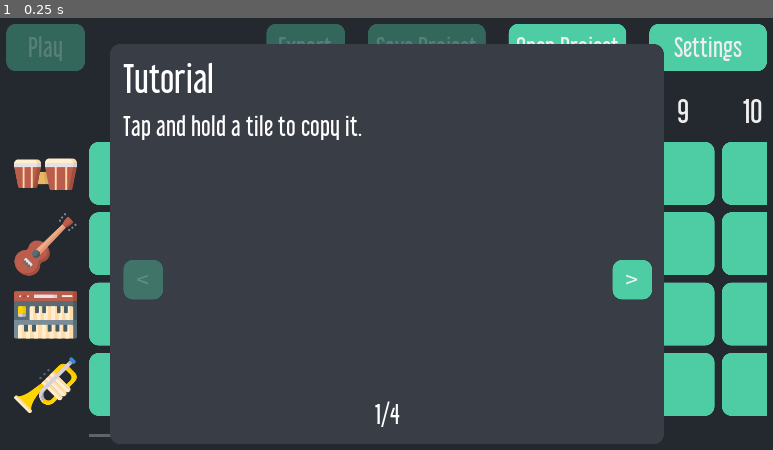
Above: before the commit, frame 1.
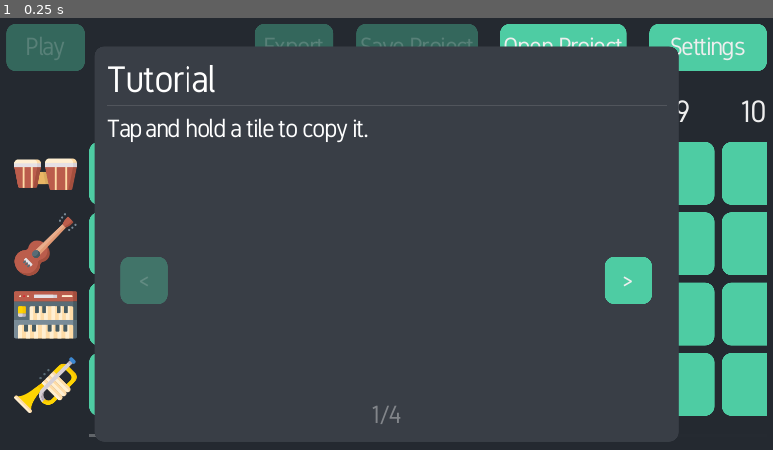
Above: after the commit, the same moment.

Repository: pattlebass/Music-DJ
Game: Godot game, scene res://scenes/main.tscn
Same seed, same stepped clock (60 frames per second), same inputs: the game is played once before the commit and once after it. Video files are missing from this copy of the repository; at most half a second of black plays in their place.
Inputs:
- Up to frame 1 (0.25 s): no input

The runs differ from the first frame. In frame 1, 5.5% of the frame differs, in the area x 3-99%, y 1-97%.
Error before the commit: Attempt to call function 'getAPILevel' in base 'null instance' on a null instance. (res://scenes/main.gd:64)

Commit message:
Replace font

Diff:
--- a/assets/themes/dark/dark.tres
+++ b/assets/themes/dark/dark.tres
@@ -1,14 +1,17 @@
-[gd_resource type="Theme" load_steps=35 format=2]
-
-[ext_resource path="res://assets/fonts/libel-suit-rg.ttf" type="DynamicFontData" id=1]
+[gd_resource type="Theme" load_steps=36 format=2]
+
 [ext_resource path="res://assets/themes/dark/radio_uncheck.png" type="Texture" id=2]
 [ext_resource path="res://assets/themes/dark/radio_check.png" type="Texture" id=3]
+[ext_resource path="res://assets/fonts/GidoleFont/Gidole-Regular.ttf" type="DynamicFontData" id=4]
 
 [sub_resource type="DynamicFont" id=1]
 size = 32
-font_data = ExtResource( 1 )
+extra_spacing_char = -2
+font_data = ExtResource( 4 )
 
 [sub_resource type="StyleBoxFlat" id=2]
+content_margin_left = 4.0
+content_margin_right = 4.0
 bg_color = Color( 0.309804, 0.8, 0.639216, 0.380392 )
 border_color = Color( 0.309804, 0.8, 0.639216, 0.380392 )
 corner_radius_top_left = 12
@@ -19,6 +22,8 @@
 [sub_resource type="StyleBoxEmpty" id=3]
 
 [sub_resource type="StyleBoxFlat" id=4]
+content_margin_left = 4.0
+content_margin_right = 4.0
 bg_color = Color( 0.305882, 0.8, 0.639216, 1 )
 border_color = Color( 0.305882, 0.8, 0.639216, 1 )
 corner_radius_top_left = 12
@@ -27,6 +32,8 @@
 corner_radius_bottom_left = 12
 
 [sub_resource type="StyleBoxFlat" id=5]
+content_margin_left = 4.0
+content_margin_right = 4.0
 bg_color = Color( 0.501961, 0.996078, 0.835294, 1 )
 border_color = Color( 0.423529, 0.917647, 0.756863, 1 )
 corner_radius_top_left = 12
@@ -53,7 +60,8 @@
 
 [sub_resource type="DynamicFont" id=11]
 size = 40
-font_data = ExtResource( 1 )
+extra_spacing_char = -2
+font_data = ExtResource( 4 )
 
 [sub_resource type="StyleBoxFlat" id=12]
 bg_color = Color( 0.223529, 0.243137, 0.27451, 1 )
@@ -62,15 +70,17 @@
 
 [sub_resource type="DynamicFont" id=14]
 size = 48
-font_data = ExtResource( 1 )
+extra_spacing_char = -2
+font_data = ExtResource( 4 )
 
 [sub_resource type="DynamicFont" id=28]
 size = 32
-font_data = ExtResource( 1 )
+extra_spacing_char = -2
+font_data = ExtResource( 4 )
 
 [sub_resource type="DynamicFont" id=15]
 size = 32
-font_data = ExtResource( 1 )
+font_data = ExtResource( 4 )
 
 [sub_resource type="StyleBoxEmpty" id=16]
 
@@ -81,7 +91,8 @@
 
 [sub_resource type="DynamicFont" id=27]
 size = 40
-font_data = ExtResource( 1 )
+extra_spacing_char = -2
+font_data = ExtResource( 4 )
 
 [sub_resource type="StyleBoxEmpty" id=29]
 
@@ -118,9 +129,15 @@
 
 [sub_resource type="DynamicFont" id=23]
 size = 32
-font_data = ExtResource( 1 )
+extra_spacing_char = -2
+font_data = ExtResource( 4 )
 
 [sub_resource type="StyleBoxEmpty" id=31]
+
+[sub_resource type="DynamicFont" id=33]
+size = 20
+extra_spacing_char = -2
+font_data = ExtResource( 4 )
 
 [sub_resource type="StyleBoxLine" id=24]
 color = Color( 1, 1, 1, 0.270588 )
@@ -264,6 +281,8 @@
 RichTextLabel/styles/normal = null
 ShadowPanel/base_type = "Panel"
 ShadowPanel/styles/panel = SubResource( 31 )
+Text/base_type = "Label"
+Text/fonts/font = SubResource( 33 )
 Tile/colors/Chorus = Color( 1, 0.501961, 1, 1 )
 Tile/colors/Introduction = Color( 0.67451, 0.843137, 1, 1 )
 Tile/colors/Solo = Color( 1, 0.890196, 0.709804, 1 )
--- a/assets/themes/white/white.tres
+++ b/assets/themes/white/white.tres
@@ -1,14 +1,17 @@
-[gd_resource type="Theme" load_steps=40 format=2]
-
-[ext_resource path="res://assets/fonts/libel-suit-rg.ttf" type="DynamicFontData" id=1]
+[gd_resource type="Theme" load_steps=41 format=2]
+
+[ext_resource path="res://assets/fonts/GidoleFont/Gidole-Regular.ttf" type="DynamicFontData" id=1]
 [ext_resource path="res://assets/themes/white/radio_check.png" type="Texture" id=2]
 [ext_resource path="res://assets/themes/white/radio_uncheck.png" type="Texture" id=3]
 
 [sub_resource type="DynamicFont" id=1]
 size = 32
+extra_spacing_char = -2
 font_data = ExtResource( 1 )
 
 [sub_resource type="StyleBoxFlat" id=2]
+content_margin_left = 4.0
+content_margin_right = 4.0
 bg_color = Color( 0.8, 0.8, 0.8, 0.380392 )
 border_color = Color( 0.309804, 0.8, 0.639216, 0.380392 )
 corner_radius_top_left = 12
@@ -19,6 +22,8 @@
 [sub_resource type="StyleBoxEmpty" id=3]
 
 [sub_resource type="StyleBoxFlat" id=4]
+content_margin_left = 4.0
+content_margin_right = 4.0
 bg_color = Color( 0.305882, 0.8, 0.639216, 1 )
 border_color = Color( 0.305882, 0.8, 0.639216, 1 )
 corner_radius_top_left = 12
@@ -27,6 +32,8 @@
 corner_radius_bottom_left = 12
 
 [sub_resource type="StyleBoxFlat" id=5]
+content_margin_left = 4.0
+content_margin_right = 4.0
 bg_color = Color( 0.501961, 0.996078, 0.835294, 1 )
 border_color = Color( 0.423529, 0.917647, 0.756863, 1 )
 corner_radius_top_left = 12
@@ -61,6 +68,7 @@
 
 [sub_resource type="DynamicFont" id=13]
 size = 40
+extra_spacing_char = -2
 font_data = ExtResource( 1 )
 
 [sub_resource type="StyleBoxFlat" id=14]
@@ -70,14 +78,17 @@
 
 [sub_resource type="DynamicFont" id=16]
 size = 48
+extra_spacing_char = -2
 font_data = ExtResource( 1 )
 
 [sub_resource type="DynamicFont" id=35]
 size = 32
+extra_spacing_char = -2
 font_data = ExtResource( 1 )
 
 [sub_resource type="DynamicFont" id=17]
 size = 32
+extra_spacing_char = -2
 font_data = ExtResource( 1 )
 
 [sub_resource type="StyleBoxEmpty" id=18]
@@ -89,6 +100,7 @@
 
 [sub_resource type="DynamicFont" id=36]
 size = 40
+extra_spacing_char = -2
 font_data = ExtResource( 1 )
 
 [sub_resource type="StyleBoxEmpty" id=31]
@@ -136,6 +148,7 @@
 
 [sub_resource type="DynamicFont" id=24]
 size = 32
+extra_spacing_char = -2
 font_data = ExtResource( 1 )
 
 [sub_resource type="StyleBoxEmpty" id=25]
@@ -144,6 +157,11 @@
 
 [sub_resource type="StyleBoxFlat" id=7]
 bg_color = Color( 0, 0, 0, 0.321569 )
+
+[sub_resource type="DynamicFont" id=37]
+size = 20
+extra_spacing_char = -2
+font_data = ExtResource( 1 )
 
 [sub_resource type="StyleBoxLine" id=27]
 color = Color( 0, 0, 0, 0.25098 )
@@ -292,6 +310,7 @@
 RichTextLabel/styles/normal = SubResource( 26 )
 ShadowPanel/base_type = "Panel"
 ShadowPanel/styles/panel = SubResource( 7 )
+Text/fonts/font = SubResource( 37 )
 Tile/colors/Chorus = Color( 1, 0.501961, 1, 1 )
 Tile/colors/Introduction = Color( 0.67451, 0.843137, 1, 1 )
 Tile/colors/Solo = Color( 1, 0.890196, 0.709804, 1 )
--- a/scenes/ColumnDialog.gd
+++ b/scenes/ColumnDialog.gd
@@ -41,11 +41,6 @@
 
 
 func about_to_show(dim := true):
-	# Set title
-	var title = "Column " + str(column_no+1)
-	$VBoxContainer/VBoxContainer/Label.text = title
-
-
 	# Make buttons visible
 	if column_no != main.column_index - 1 or main.column_index == 15:
 		$VBoxContainer/HBoxContainer/RemoveButton.disabled = true
--- a/scenes/ConfirmationDialog.tscn
+++ b/scenes/ConfirmationDialog.tscn
@@ -1,13 +1,8 @@
-[gd_scene load_steps=8 format=2]
+[gd_scene load_steps=6 format=2]
 
 [ext_resource path="res://scenes/ConfirmationDialog.gd" type="Script" id=1]
-[ext_resource path="res://assets/fonts/libel-suit-rg.ttf" type="DynamicFontData" id=2]
 
 [sub_resource type="StyleBoxEmpty" id=1]
-
-[sub_resource type="DynamicFont" id=2]
-size = 32
-font_data = ExtResource( 2 )
 
 [sub_resource type="Animation" id=3]
 resource_name = "RESET"
@@ -134,7 +129,6 @@
 margin_right = 436.0
 margin_bottom = 102.0
 rect_min_size = Vector2( 0, 40 )
-custom_fonts/normal_font = SubResource( 2 )
 bbcode_enabled = true
 text = "This file will be deleted."
 fit_content_height = true
--- a/scenes/main.gd
+++ b/scenes/main.gd
@@ -60,8 +60,6 @@
 		dir.make_dir("Exports")
 		dir.make_dir("Projects")
 		Variables.user_dir = "user://saves/"
-
-	print(Engine.get_singleton("AndroidVersionGodot").getAPILevel())
 
 
 func on_theme_changed(new_theme):
--- a/scenes/main.tscn
+++ b/scenes/main.tscn
@@ -7,7 +7,6 @@
 [ext_resource path="res://assets/drum.png" type="Texture" id=5]
 [ext_resource path="res://assets/guitar.png" type="Texture" id=6]
 [ext_resource path="res://assets/themes/dark/dark.tres" type="Theme" id=7]
-[ext_resource path="res://assets/fonts/libel-suit-rg.ttf" type="DynamicFontData" id=8]
 [ext_resource path="res://scenes/SaveDialog.gd" type="Script" id=9]
 [ext_resource path="res://scenes/ProgressDialog.gd" type="Script" id=10]
 [ext_resource path="res://scenes/LoadDialog.gd" type="Script" id=11]
@@ -15,33 +14,14 @@
 [ext_resource path="res://scenes/TutorialDialog.gd" type="Script" id=13]
 [ext_resource path="res://scenes/SettingsDialog.gd" type="Script" id=14]
 [ext_resource path="res://assets/themes/white/column_tear.png" type="Texture" id=15]
+[ext_resource path="res://assets/tutorial/0.webm" type="VideoStream" id=16]
 [ext_resource path="res://scenes/CustomDialog.tscn" type="PackedScene" id=17]
 
 [sub_resource type="StyleBoxEmpty" id=1]
 
-[sub_resource type="DynamicFont" id=2]
-size = 32
-font_data = ExtResource( 8 )
-
-[sub_resource type="DynamicFont" id=3]
-size = 26
-font_data = ExtResource( 8 )
-
-[sub_resource type="DynamicFont" id=4]
-size = 20
-font_data = ExtResource( 8 )
-
 [sub_resource type="StyleBoxEmpty" id=5]
 
 [sub_resource type="StyleBoxEmpty" id=6]
-
-[sub_resource type="StyleBoxEmpty" id=7]
-
-[sub_resource type="StyleBoxEmpty" id=8]
-
-[sub_resource type="DynamicFont" id=9]
-size = 32
-font_data = ExtResource( 8 )
 
 [sub_resource type="Animation" id=16]
 length = 0.001
@@ -361,27 +341,27 @@
 
 [node name="VSeparator" type="VSeparator" parent="HBoxContainer2"]
 margin_left = 130.0
-margin_right = 303.0
+margin_right = 290.0
 margin_bottom = 60.0
 size_flags_horizontal = 3
 custom_styles/separator = SubResource( 1 )
 
 [node name="Export" type="Button" parent="HBoxContainer2"]
-margin_left = 333.0
-margin_right = 433.0
+margin_left = 320.0
+margin_right = 420.0
 margin_bottom = 60.0
 rect_min_size = Vector2( 100, 0 )
 text = "Export"
 
 [node name="SaveProject" type="Button" parent="HBoxContainer2"]
-margin_left = 463.0
-margin_right = 613.0
+margin_left = 450.0
+margin_right = 603.0
 margin_bottom = 60.0
 rect_min_size = Vector2( 150, 0 )
 text = "Save Project"
 
 [node name="OpenProject" type="Button" parent="HBoxContainer2"]
-margin_left = 643.0
+margin_left = 633.0
 margin_right = 793.0
 margin_bottom = 60.0
 rect_min_size = Vector2( 150, 0 )
@@ -516,16 +496,16 @@
 
 [node name="Label" type="Label" parent="SoundDialog/VBoxContainer"]
 margin_right = 340.0
-margin_bottom = 59.0
+margin_bottom = 55.0
 text = "Choose"
 
 [node name="HSeparator" type="HSeparator" parent="SoundDialog/VBoxContainer"]
-margin_top = 63.0
+margin_top = 59.0
 margin_right = 340.0
-margin_bottom = 65.0
+margin_bottom = 61.0
 
 [node name="ScrollContainer" type="ScrollContainer" parent="SoundDialog/VBoxContainer"]
-margin_top = 69.0
+margin_top = 65.0
 margin_right = 340.0
 margin_bottom = 445.0
 size_flags_horizontal = 3
@@ -603,14 +583,13 @@
 
 [node name="Label" type="Label" parent="SaveDialog/VBoxContainer/VBoxContainer"]
 margin_right = 439.0
-margin_bottom = 39.0
-custom_fonts/font = SubResource( 2 )
-text = "Insert dialog"
+margin_bottom = 55.0
+text = "Save as"
 
 [node name="HBoxContainer" type="HBoxContainer" parent="SaveDialog/VBoxContainer/VBoxContainer"]
-margin_top = 69.0
+margin_top = 85.0
 margin_right = 439.0
-margin_bottom = 119.0
+margin_bottom = 135.0
 alignment = 1
 
 [node name="LineEdit" type="LineEdit" parent="SaveDialog/VBoxContainer/VBoxContainer/HBoxContainer"]
@@ -647,35 +626,20 @@
 
 [node name="ColumnDialog" parent="." instance=ExtResource( 17 )]
 anchor_top = -0.001
+anchor_bottom = -0.001
 margin_top = 0.6
-margin_right = 261.0
-margin_bottom = 50.0
+margin_right = 287.0
+margin_bottom = 50.6
 script = ExtResource( 12 )
 
 [node name="VBoxContainer" type="VBoxContainer" parent="ColumnDialog"]
-anchor_right = 1.0
+anchor_right = 0.983
 anchor_bottom = 1.0
-margin_left = 1.0
+margin_right = -0.053009
 size_flags_horizontal = 5
-__meta__ = {
-"_edit_use_anchors_": false
-}
-
-[node name="VBoxContainer" type="VBoxContainer" parent="ColumnDialog/VBoxContainer"]
-visible = false
-margin_right = 260.0
-margin_bottom = 39.0
-size_flags_vertical = 3
-custom_constants/separation = 30
-
-[node name="Label" type="Label" parent="ColumnDialog/VBoxContainer/VBoxContainer"]
-margin_right = 260.0
-margin_bottom = 39.0
-custom_fonts/font = SubResource( 2 )
-text = "Column #"
 
 [node name="HBoxContainer" type="HBoxContainer" parent="ColumnDialog/VBoxContainer"]
-margin_right = 260.0
+margin_right = 286.0
 margin_bottom = 50.0
 custom_constants/separation = 10
 alignment = 1
@@ -697,10 +661,9 @@
 
 [node name="RemoveButton" type="Button" parent="ColumnDialog/VBoxContainer/HBoxContainer"]
 margin_left = 180.0
-margin_right = 260.0
+margin_right = 286.0
 margin_bottom = 50.0
 rect_min_size = Vector2( 80, 50 )
-custom_fonts/font = SubResource( 3 )
 disabled = true
 text = "Remove"
 
@@ -734,39 +697,39 @@
 
 [node name="Label" type="Label" parent="ProgressDialog/VBoxContainer"]
 margin_right = 426.0
-margin_bottom = 59.0
+margin_bottom = 55.0
 text = "Saving..."
 
 [node name="Label2" type="Label" parent="ProgressDialog/VBoxContainer"]
-margin_top = 63.0
+margin_top = 59.0
 margin_right = 426.0
-margin_bottom = 88.0
-custom_fonts/font = SubResource( 4 )
+margin_bottom = 83.0
+theme_type_variation = "Text"
 text = "documents/MusicDJ"
 autowrap = true
 
 [node name="HBoxContainer2" type="HBoxContainer" parent="ProgressDialog/VBoxContainer"]
-margin_top = 92.0
+margin_top = 87.0
 margin_right = 426.0
-margin_bottom = 153.0
+margin_bottom = 151.0
 size_flags_vertical = 3
 
 [node name="VBoxContainer" type="VBoxContainer" parent="ProgressDialog/VBoxContainer/HBoxContainer2"]
 margin_right = 426.0
-margin_bottom = 61.0
+margin_bottom = 64.0
 size_flags_horizontal = 3
 alignment = 1
 
 [node name="ProgressBar" type="ProgressBar" parent="ProgressDialog/VBoxContainer/HBoxContainer2/VBoxContainer"]
-margin_top = 21.0
+margin_top = 22.0
 margin_right = 426.0
-margin_bottom = 40.0
+margin_bottom = 41.0
 size_flags_horizontal = 3
 size_flags_vertical = 1
 step = 0.001
 
 [node name="HBoxContainer" type="HBoxContainer" parent="ProgressDialog/VBoxContainer"]
-margin_top = 157.0
+margin_top = 155.0
 margin_right = 426.0
 margin_bottom = 219.0
 size_flags_vertical = 3
@@ -774,9 +737,9 @@
 alignment = 2
 
 [node name="OpenButton" type="Button" parent="ProgressDialog/VBoxContainer/HBoxContainer"]
-margin_left = 161.0
+margin_left = 127.0
 margin_right = 306.0
-margin_bottom = 62.0
+margin_bottom = 64.0
 rect_min_size = Vector2( 100, 50 )
 disabled = true
 text = "  Open Folder  "
@@ -793,7 +756,7 @@
 [node name="CancelButton" type="Button" parent="ProgressDialog/VBoxContainer/HBoxContainer"]
 margin_left = 326.0
 margin_right = 426.0
-margin_bottom = 62.0
+margin_bottom = 64.0
 rect_min_size = Vector2( 100, 50 )
 text = "Cancel"
 
@@ -815,33 +778,33 @@
 
 [node name="TitleHBox" type="HBoxContainer" parent="LoadDialog/VBoxContainer"]
 margin_right = 402.0
-margin_bottom = 59.0
+margin_bottom = 55.0
 
 [node name="Label" type="Label" parent="LoadDialog/VBoxContainer/TitleHBox"]
-margin_right = 197.0
-margin_bottom = 59.0
+margin_right = 240.0
+margin_bottom = 55.0
 text = "Open project"
 
 [node name="VSeparator" type="VSeparator" parent="LoadDialog/VBoxContainer/TitleHBox"]
-margin_left = 201.0
+margin_left = 244.0
 margin_right = 398.0
-margin_bottom = 59.0
+margin_bottom = 55.0
 size_flags_horizontal = 3
 custom_styles/separator = SubResource( 5 )
 
 [node name="OpenButton" type="Button" parent="LoadDialog/VBoxContainer/TitleHBox"]
 margin_left = 402.0
 margin_right = 402.0
-margin_bottom = 59.0
+margin_bottom = 55.0
 theme_type_variation = "ListItem"
 
 [node name="HSeparator" type="HSeparator" parent="LoadDialog/VBoxContainer"]
-margin_top = 63.0
+margin_top = 59.0
 margin_right = 402.0
-margin_bottom = 65.0
+margin_bottom = 61.0
 
 [node name="ScrollContainer" type="ScrollContainer" parent="LoadDialog/VBoxContainer"]
-margin_top = 69.0
+margin_top = 65.0
 margin_right = 402.0
 margin_bottom = 493.0
 size_flags_vertical = 3
@@ -850,12 +813,12 @@
 
 [node name="VBoxContainer" type="VBoxContainer" parent="LoadDialog/VBoxContainer/ScrollContainer"]
 margin_right = 402.0
-margin_bottom = 39.0
+margin_bottom = 38.0
 size_flags_horizontal = 3
 
 [node name="NoProjectsLabel" type="Label" parent="LoadDialog/VBoxContainer/ScrollContainer/VBoxContainer"]
 margin_right = 402.0
-margin_bottom = 39.0
+margin_bottom = 38.0
 theme_type_variation = "LabelSubtitle"
 text = "No saved projects"
 
@@ -881,72 +844,67 @@
 text = "Cancel"
 
 [node name="TutorialDialog" parent="." instance=ExtResource( 17 )]
-margin_right = 676.0
-margin_bottom = 479.0
+margin_right = 715.0
+margin_bottom = 473.0
 popup_exclusive = true
 script = ExtResource( 13 )
 
 [node name="VBoxContainer" type="VBoxContainer" parent="TutorialDialog"]
 anchor_right = 1.0
-anchor_bottom = 1.0
-margin_right = 3.0
+anchor_bottom = 0.933
+margin_bottom = 0.102997
 
 [node name="Title" type="Label" parent="TutorialDialog/VBoxContainer"]
-margin_right = 679.0
-margin_bottom = 59.0
+margin_right = 715.0
+margin_bottom = 55.0
 text = "Tutorial"
 
 [node name="HSeparator" type="HSeparator" parent="TutorialDialog/VBoxContainer"]
-margin_top = 63.0
-margin_right = 679.0
-margin_bottom = 65.0
+margin_top = 59.0
+margin_right = 715.0
+margin_bottom = 61.0
 
 [node name="RichTextLabel" type="RichTextLabel" parent="TutorialDialog/VBoxContainer"]
 margin_top = 69.0
-margin_right = 679.0
+margin_right = 715.0
 margin_bottom = 109.0
 rect_min_size = Vector2( 0, 40 )
 bbcode_enabled = true
+text = "Lorem ipsum dolor sit amet, consectetur adipisicing elit, sed do eiusmod tempor incididunt ut labore et dolore. "
 scroll_active = false
 
 [node name="HSeparator2" type="HSeparator" parent="TutorialDialog/VBoxContainer"]
-margin_top = 113.0
-margin_right = 679.0
-margin_bottom = 133.0
+margin_top = 109.0
+margin_right = 715.0
+margin_bottom = 129.0
 custom_constants/separation = 20
 custom_styles/separator = SubResource( 6 )
 
 [node name="HBoxContainer2" type="HBoxContainer" parent="TutorialDialog/VBoxContainer"]
-margin_top = 137.0
-margin_right = 679.0
-margin_bottom = 437.0
+margin_top = 133.0
+margin_right = 715.0
+margin_bottom = 433.0
+custom_constants/separation = 30
 alignment = 1
 
 [node name="VBoxContainer" type="VBoxContainer" parent="TutorialDialog/VBoxContainer/HBoxContainer2"]
-margin_left = 1.0
-margin_right = 51.0
+margin_left = 17.0
+margin_right = 77.0
 margin_bottom = 300.0
 alignment = 1
 
 [node name="PreviousButton" type="Button" parent="TutorialDialog/VBoxContainer/HBoxContainer2/VBoxContainer"]
-margin_top = 125.0
-margin_right = 50.0
-margin_bottom = 175.0
-rect_min_size = Vector2( 50, 50 )
+margin_top = 120.0
+margin_right = 60.0
+margin_bottom = 180.0
+rect_min_size = Vector2( 60, 60 )
 size_flags_horizontal = 0
 size_flags_vertical = 0
 text = "<"
 
-[node name="VSeparator2" type="VSeparator" parent="TutorialDialog/VBoxContainer/HBoxContainer2"]
-margin_left = 55.0
-margin_right = 85.0
-margin_bottom = 300.0
-custom_constants/separation = 30
-custom_styles/separator = SubResource( 7 )
-
 [node name="VBoxContainer2" type="VBoxContainer" parent="TutorialDialog/VBoxContainer/HBoxContainer2"]
-margin_left = 89.0
-margin_right = 589.0
+margin_left = 107.0
+margin_right = 607.0
 margin_bottom = 300.0
 alignment = 1
 
@@ -954,25 +912,19 @@
 margin_right = 500.0
 margin_bottom = 300.0
 rect_min_size = Vector2( 500, 300 )
-
-[node name="VSeparator" type="VSeparator" parent="TutorialDialog/VBoxContainer/HBoxContainer2"]
-margin_left = 593.0
-margin_right = 623.0
-margin_bottom = 300.0
-custom_constants/separation = 30
-custom_styles/separator = SubResource( 8 )
+stream = ExtResource( 16 )
 
 [node name="VBoxContainer3" type="VBoxContainer" parent="TutorialDialog/VBoxContainer/HBoxContainer2"]
-margin_left = 627.0
-margin_right = 677.0
+margin_left = 637.0
+margin_right = 697.0
 margin_bottom = 300.0
 alignment = 1
 
 [node name="NextButton" type="Button" parent="TutorialDialog/VBoxContainer/HBoxContainer2/VBoxContainer3"]
-margin_top = 125.0
-margin_right = 50.0
-margin_bottom = 175.0
-rect_min_size = Vector2( 50, 50 )
+margin_top = 120.0
+margin_right = 60.0
+margin_bottom = 180.0
+rect_min_size = Vector2( 60, 60 )
 size_flags_horizontal = 0
 size_flags_vertical = 0
 text = ">"
@@ -981,10 +933,10 @@
 }
 
 [node name="PageLabel" type="Label" parent="TutorialDialog/VBoxContainer"]
-margin_top = 441.0
-margin_right = 679.0
-margin_bottom = 480.0
-custom_fonts/font = SubResource( 9 )
+margin_top = 437.0
+margin_right = 715.0
+margin_bottom = 475.0
+theme_type_variation = "LabelSubtitle"
 text = "1/x"
 align = 1
 
@@ -1008,17 +960,17 @@
 
 [node name="Label" type="Label" parent="SettingsDialog/VBoxContainer"]
 margin_right = 480.0
-margin_bottom = 59.0
+margin_bottom = 55.0
 text = "Settings"
 
 [node name="HSeparator" type="HSeparator" parent="SettingsDialog/VBoxContainer"]
-margin_top = 63.0
-margin_right = 480.0
-margin_bottom = 83.0
+margin_top = 59.0
+margin_right = 480.0
+margin_bottom = 79.0
 custom_constants/separation = 20
 
 [node name="ScrollContainer" type="ScrollContainer" parent="SettingsDialog/VBoxContainer"]
-margin_top = 87.0
+margin_top = 83.0
 margin_right = 480.0
 margin_bottom = 411.0
 size_flags_vertical = 3
@@ -1027,71 +979,71 @@
 
 [node name="SettingsContainer" type="VBoxContainer" parent="SettingsDialog/VBoxContainer/ScrollContainer"]
 margin_right = 480.0
-margin_bottom = 324.0
+margin_bottom = 328.0
 size_flags_horizontal = 3
 size_flags_vertical = 3
 
 [node name="ThemeContainer" type="VBoxContainer" parent="SettingsDialog/VBoxContainer/ScrollContainer/SettingsContainer"]
 margin_right = 480.0
-margin_bottom = 132.0
+margin_bottom = 129.0
 
 [node name="Label" type="Label" parent="SettingsDialog/VBoxContainer/ScrollContainer/SettingsContainer/ThemeContainer"]
 margin_right = 480.0
-margin_bottom = 39.0
+margin_bottom = 38.0
 theme_type_variation = "LabelSubtitle"
 text = "Theme"
 
 [node name="VSeparator" type="VSeparator" parent="SettingsDialog/VBoxContainer/ScrollContainer/SettingsContainer/ThemeContainer"]
-margin_top = 43.0
-margin_right = 480.0
-margin_bottom = 46.0
+margin_top = 42.0
+margin_right = 480.0
+margin_bottom = 45.0
 size_flags_horizontal = 3
 custom_styles/separator = SubResource( 10 )
 
 [node name="Dark" type="CheckBox" parent="SettingsDialog/VBoxContainer/ScrollContainer/SettingsContainer/ThemeContainer"]
-margin_top = 50.0
-margin_right = 480.0
-margin_bottom = 89.0
+margin_top = 49.0
+margin_right = 480.0
+margin_bottom = 87.0
 mouse_filter = 1
 group = SubResource( 11 )
 text = "Dark"
 
 [node name="White" type="CheckBox" parent="SettingsDialog/VBoxContainer/ScrollContainer/SettingsContainer/ThemeContainer"]
-margin_top = 93.0
-margin_right = 480.0
-margin_bottom = 132.0
+margin_top = 91.0
+margin_right = 480.0
+margin_bottom = 129.0
 mouse_filter = 1
 group = SubResource( 11 )
 text = "White"
 
 [node name="HSeparator" type="HSeparator" parent="SettingsDialog/VBoxContainer/ScrollContainer/SettingsContainer"]
-margin_top = 136.0
-margin_right = 480.0
-margin_bottom = 146.0
+margin_top = 133.0
+margin_right = 480.0
+margin_bottom = 143.0
 custom_constants/separation = 10
 
 [node name="TutorialContainer" type="HBoxContainer" parent="SettingsDialog/VBoxContainer/ScrollContainer/SettingsContainer"]
-margin_top = 150.0
-margin_right = 480.0
-margin_bottom = 200.0
+margin_top = 147.0
+margin_right = 480.0
+margin_bottom = 197.0
 rect_min_size = Vector2( 0, 50 )
 
 [node name="ShowTutorial" type="Button" parent="SettingsDialog/VBoxContainer/ScrollContainer/SettingsContainer/TutorialContainer"]
-margin_right = 163.0
+margin_right = 186.0
 margin_bottom = 50.0
 mouse_filter = 1
 text = "  Show Tutorial  "
 
 [node name="Control" type="Control" parent="SettingsDialog/VBoxContainer/ScrollContainer/SettingsContainer"]
-margin_top = 204.0
-margin_right = 480.0
-margin_bottom = 281.0
+margin_top = 201.0
+margin_right = 480.0
+margin_bottom = 286.0
 size_flags_vertical = 3
 
 [node name="LabelVersion" type="Label" parent="SettingsDialog/VBoxContainer/ScrollContainer/SettingsContainer"]
-margin_top = 285.0
-margin_right = 480.0
-margin_bottom = 324.0
+margin_top = 290.0
+margin_right = 480.0
+margin_bottom = 328.0
 theme_type_variation = "LabelSubtitle"
 text = "v1.x.x"
 align = 2
Binary file added: assets/fonts/GidoleFont/Gidole-Regular.ttf
Binary file added: assets/fonts/GidoleFont/Gidolinya-Regular.otf
Not shown, added: assets/fonts/GidoleFont/License.txt
Binary file removed: assets/fonts/Roboto-Regular.ttf
Binary file removed: assets/fonts/libel-suit-rg.ttf
Not shown: 1 places in scenes/main.tscn that only renumber resources
Not shown, added: assets/fonts/GidoleFont/Readme+Characters.pdf
